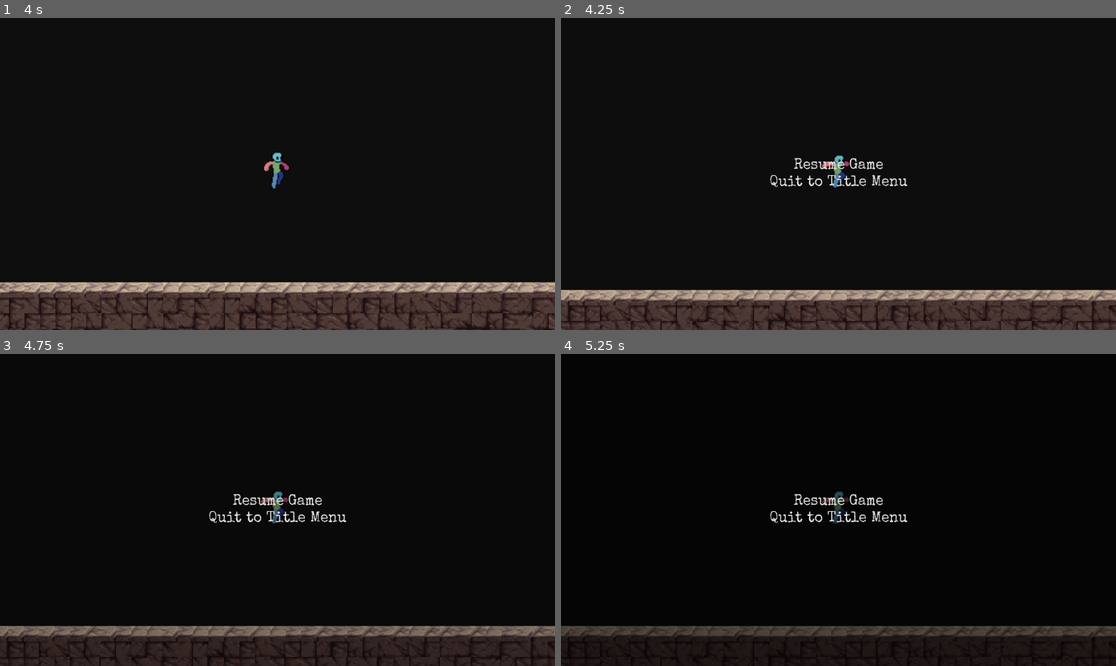
Above: before the commit, frames 1-4 (two rows, left to right).
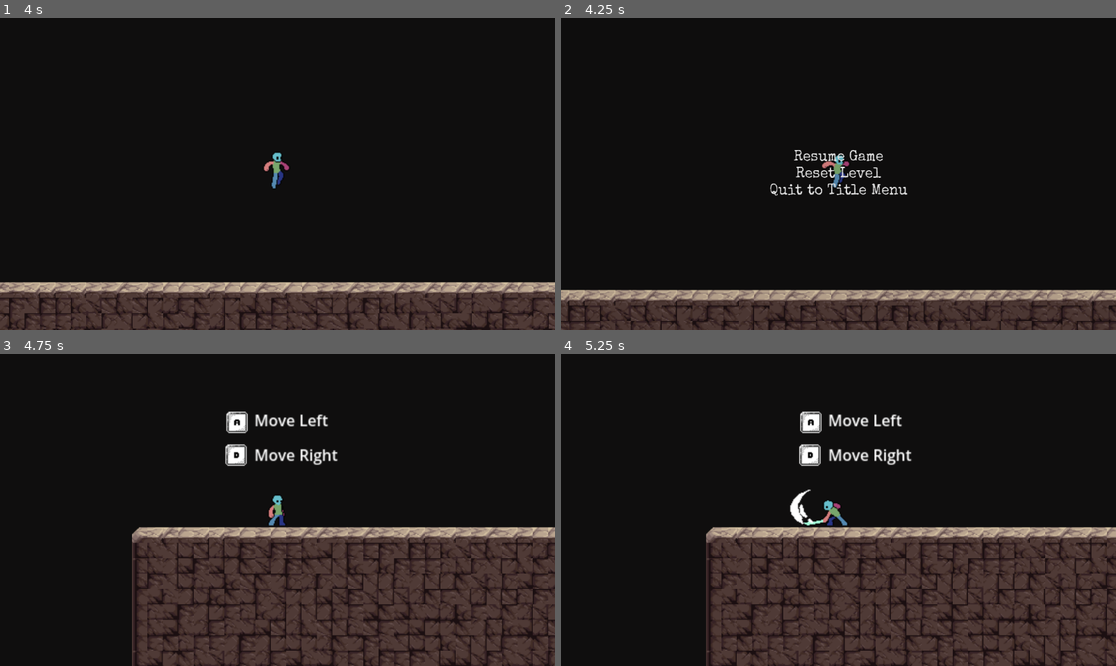
Above: after the commit, the same moments.

Repository: fernandoNic/entregas-ipv-Mu-ozFernando
Game: Godot game, scene res://scenes/level.tscn
Same seed, same stepped clock (60 frames per second), same inputs: the game is played once before the commit and once after it. This scene is started directly instead of the project's main scene.
Inputs (mouse positions are in pixels of both pictures, inside the frame that each line leads up to):
- Up to frame 1 (4 s): tap Enter (ui_accept) at 0.5, 0.77, 1.52, 2, 3.02, 3.5, 3.77 s; move the mouse to (399, 158) at 0.52 s; hold Right (ui_right) 0.53-2.03 s; click (399, 158) at 0.6 s; move the mouse to (166, 189) at 1.27 s; click (166, 189) at 1.35 s; move the mouse to (333, 105) at 2.02 s; hold Left (ui_left) 2.03-2.78 s; click (333, 105) at 2.1 s; move the mouse to (249, 236) at 2.77 s; hold Right (ui_right) from 2.78 s (still down); click (249, 236) at 2.85 s; move the mouse to (444, 220) at 3.52 s; click (444, 220) at 3.6 s
- Up to frame 2 (4.25 s): keep holding Right (ui_right); tap P (pause) at 4.15 s
- Up to frame 3 (4.75 s): release Right (ui_right) at 4.25 s; click (277, 510) at 4.25 s, where only the run after the commit has a clickable "Reset Level"
- Up to frame 4 (5.25 s): move the mouse to (672, 463) at 5.02 s; hold Left (ui_left) from 5.03 s (still down); click (672, 463) at 5.1 s

Frame 1 is identical in both runs. In frame 2, 1.3% of the frame differs, in the area x 37-63%, y 42-58%; in frame 3, 33%, in the area x 0-100%, y 18-100%; in frame 4, 32%.

Commit message:
ajuste en pantalla de creditos para no tapar el boton de retorno

Diff:
--- a/final_boos/scape-from-here/scenes/credits.tscn
+++ b/final_boos/scape-from-here/scenes/credits.tscn
@@ -26,9 +26,10 @@
 
 [node name="ScrollContainer" type="ScrollContainer" parent="." unique_id=1979083615]
 layout_mode = 1
-anchors_preset = 15
+anchors_preset = -1
 anchor_right = 1.0
 anchor_bottom = 1.0
+offset_left = 260.0
 grow_horizontal = 2
 grow_vertical = 2
 horizontal_scroll_mode = 0
@@ -38,7 +39,6 @@
 layout_mode = 2
 size_flags_horizontal = 6
 size_flags_vertical = 8
-theme_override_constants/separation = 0
 
 [node name="nombre_juego" type="Label" parent="ScrollContainer/VBoxContainer" unique_id=1473276291]
 layout_mode = 2
@@ -66,7 +66,13 @@
 theme_override_fonts/font = ExtResource("1_0bpdh")
 theme_override_font_sizes/font_size = 30
 text = "ARTE Y ANIMACIÓN:
-Artistas 2D Pixel Art: nombre de autores"
+Artistas 2D Pixel Art:
+- szadiart.itch.io
+- teamgriffin.itch.io
+- xzany.itch.io
+- dreamir.itch.io
+- seartsy.itch.io
+- luizmelo.itch.io"
 
 [node name="diseño" type="Label" parent="ScrollContainer/VBoxContainer" unique_id=267498084]
 layout_mode = 2
@@ -85,8 +91,10 @@
 theme_override_fonts/font = ExtResource("1_0bpdh")
 theme_override_font_sizes/font_size = 30
 text = "AUDIO Y MÚSICA:
-Composición Musical: alkakrab.itch.io
-Diseño de Sonido (SFX): davidkbd.itch.io"
+Composición Musical:
+- alkakrab.itch.io
+Diseño de Sonido (SFX):
+- davidkbd.itch.io"
 
 [node name="engine" type="Label" parent="ScrollContainer/VBoxContainer" unique_id=893073027]
 layout_mode = 2
--- a/final_boos/scape-from-here/scenes/pause_menu.tscn
+++ b/final_boos/scape-from-here/scenes/pause_menu.tscn
@@ -43,6 +43,18 @@
 theme_override_styles/focus = SubResource("StyleBoxEmpty_n87rw")
 text = "Resume Game"
 
+[node name="restart level" type="Button" parent="Panel" unique_id=633724272]
+layout_mode = 2
+theme_override_colors/font_hover_color = Color(0.6862745, 0.65882355, 0.03529412, 1)
+theme_override_fonts/font = ExtResource("1_n87rw")
+theme_override_font_sizes/font_size = 30
+theme_override_styles/normal = SubResource("StyleBoxEmpty_n87rw")
+theme_override_styles/pressed = SubResource("StyleBoxEmpty_n87rw")
+theme_override_styles/hover = SubResource("StyleBoxEmpty_n87rw")
+theme_override_styles/disabled = SubResource("StyleBoxEmpty_n87rw")
+theme_override_styles/focus = SubResource("StyleBoxEmpty_n87rw")
+text = "Reset Level"
+
 [node name="quit to menu" type="Button" parent="Panel" unique_id=1698095646]
 layout_mode = 2
 theme_override_colors/font_hover_color = Color(0.6862745, 0.65882355, 0.03529412, 1)
@@ -62,5 +74,7 @@
 
 [connection signal="mouse_entered" from="Panel/resume game" to="." method="_on_resume_game_mouse_entered"]
 [connection signal="pressed" from="Panel/resume game" to="." method="_on_resume_game_pressed"]
+[connection signal="mouse_entered" from="Panel/restart level" to="." method="_on_resume_game_mouse_entered"]
+[connection signal="pressed" from="Panel/restart level" to="." method="_on_restart_level_pressed"]
 [connection signal="mouse_entered" from="Panel/quit to menu" to="." method="_on_quit_to_menu_mouse_entered"]
 [connection signal="pressed" from="Panel/quit to menu" to="." method="_on_quit_to_menu_pressed"]
--- a/final_boos/scape-from-here/scripts/pause_menu.gd
+++ b/final_boos/scape-from-here/scripts/pause_menu.gd
@@ -16,3 +16,7 @@
 
 func _on_quit_to_menu_mouse_entered() -> void:
 	audio_stream_player_2d.play()
+
+func _on_restart_level_pressed() -> void:
+	GameManager.handle_pause()
+	get_tree().reload_current_scene()
